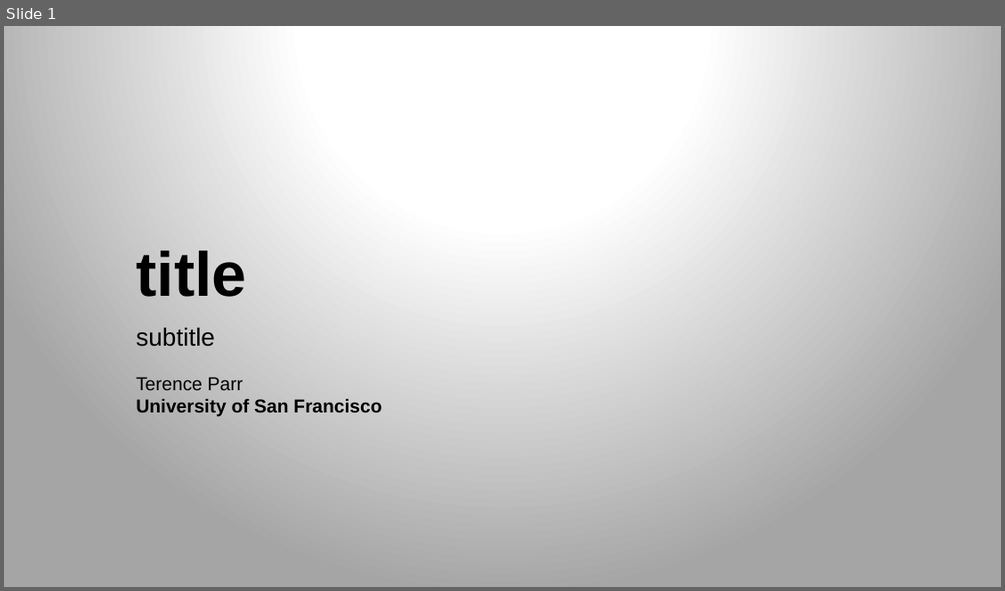
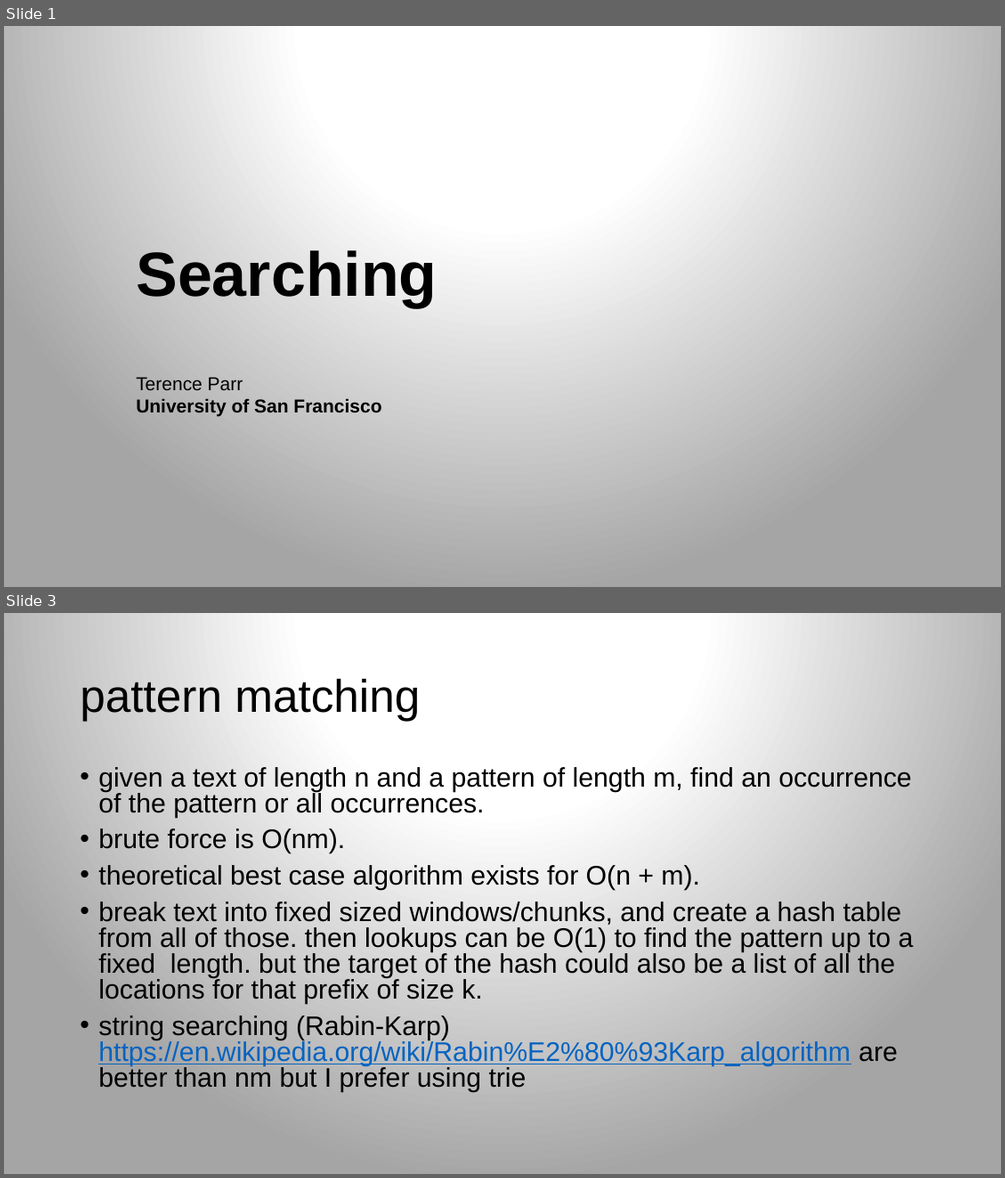
Before and after one commit to parrt/msds689, a slide deck: notes/searching.pptx. Shown one above the other, each under a label of ours: slide 1 before the commit, slides 1 and 3 after it; the slides between them are not shown. The pictures are 1005x591 and 1005x1178 pixels, drawn with LibreOffice and Linux fonts; fonts in the diff are those of the drawing; background and template pictures are left out. Boxes give left, top, right and bottom in pixels: in the first picture for what was removed or moved away, otherwise in the second. Text is boxed around its words. In the diff, an @@ line names an element or a change of style, - is before the commit and + after.

```diff
--- a/notes/searching.pptx
+++ b/notes/searching.pptx
@@ slide 3 added at (x1=4, y1=613, x2=1001, y2=1174), background gradient #FFFFFF to #A5A5A5 @@
@@ title added at (x1=80, y1=678, x2=420, y2=721), 44 pt, text #000000 @@
+pattern matching
@@ text added at (x1=98, y1=767, x2=914, y2=1092), 25.9 pt, text #000000 @@
+• given a text of length n and a pattern of length m, find an occurrence of the pattern or all occurrences.
+• brute force is O(nm).
+• theoretical best case algorithm exists for O(n + m).
+• break text into fixed sized windows/chunks, and create a hash table from all of those. then lookups can be O(1) to find the pattern up to a fixed length. but the target of the hash could also be a list of all the locations for that prefix of size k.
+• string searching (Rabin-Karp) https://en.wikipedia.org/wiki/Rabin%E2%80%93Karp_algorithm are better than nm but I prefer using trie
@@ slide 1 changed as well @@
@@ title at (x1=136, y1=250, x2=437, y2=307): text changed @@
-title
+Searching
@@ subtitle removed at (x1=136, y1=327, x2=215, y2=346) @@
-subtitle
```
Also in this commit, not shown: 1 other slide changed, 2 other slides added, 3 slides removed.
